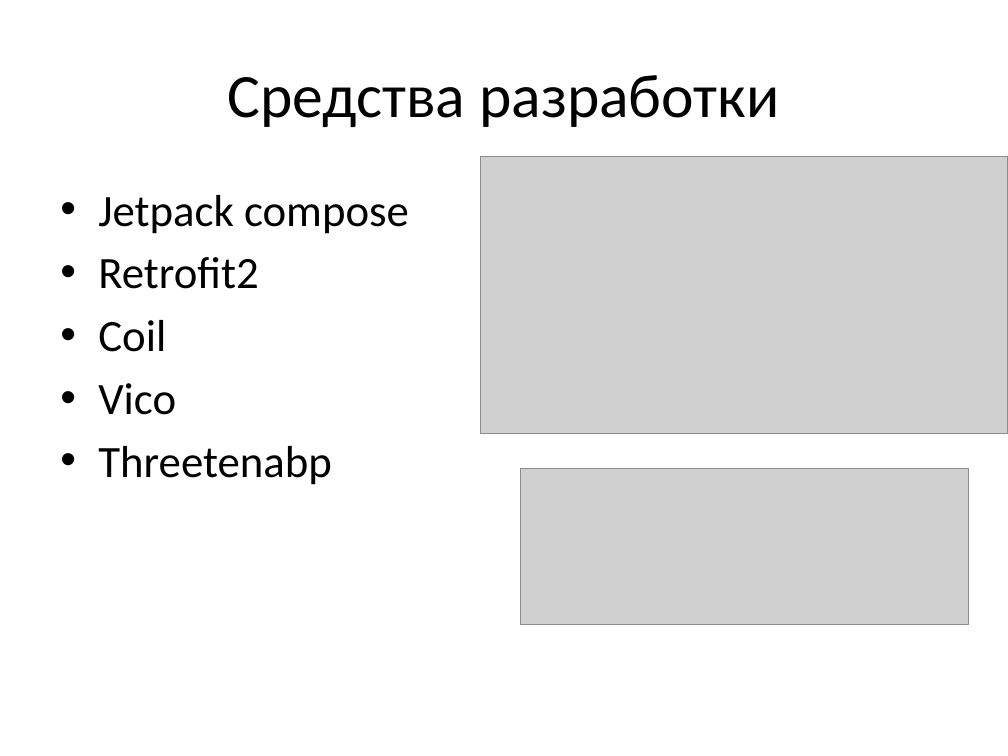
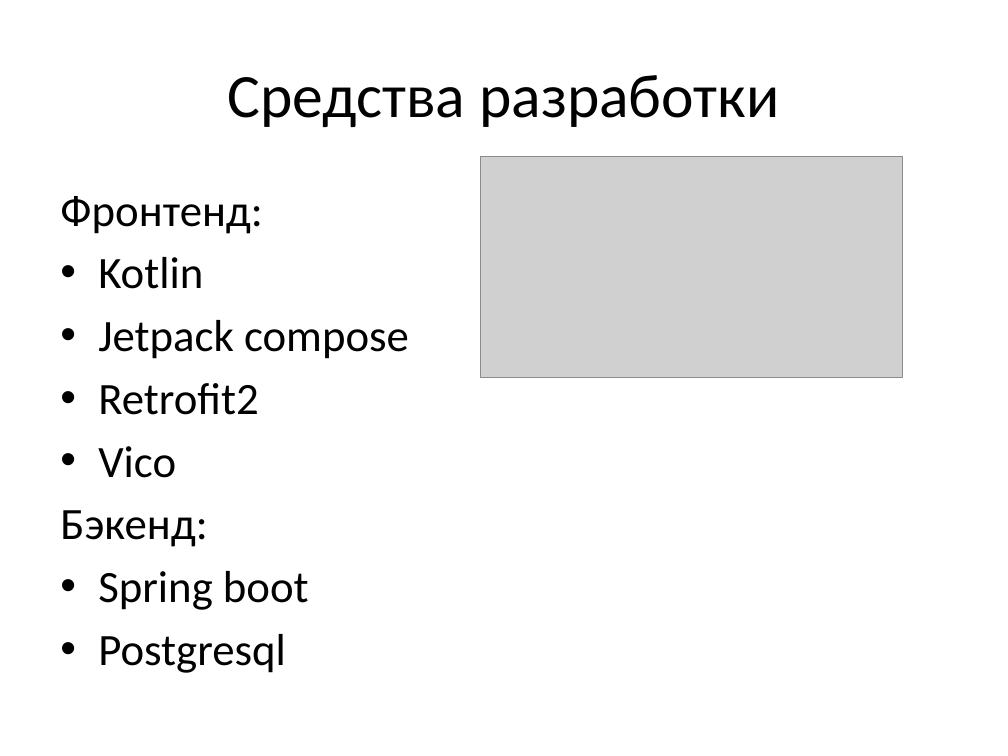
Before and after one commit to Ven-i-amin/kotlin_moblie, a slide deck: slide 5 of android-app/docs/media/presentation.pptx (slide 6 before the commit). Drawn at 1008x756 pixels with LibreOffice and Linux fonts; fonts in the diff are those of the drawing; grey boxes stand for pictures. Boxes give left, top, right and bottom in pixels: in the first picture for what was removed or moved away, otherwise in the second. Text is boxed around its words. In the diff, an @@ line names an element or a change of style, - is before the commit and + after.

Commit message:
update presentation

```diff
--- a/android-app/docs/media/presentation.pptx
+++ b/android-app/docs/media/presentation.pptx
@@ picture: place and size @@
-picture at (481,156,1008,433)
+picture at (481,156,903,378)
@@ text at (60,196,262,289): paragraphs added @@
+Фронтенд:
+• Kotlin
@@ text at (98,320,166,352): paragraph removed @@
-• Coil
@@ picture removed at (520,468,968,624) @@
@@ text at (60,510,309,673): text changed @@
-• Threetenabp
+Бэкенд:
+• Spring boot
+• Postgresql
```
Also in this commit, not shown: 3 other slides changed, 3 slides added, 4 slides removed.
